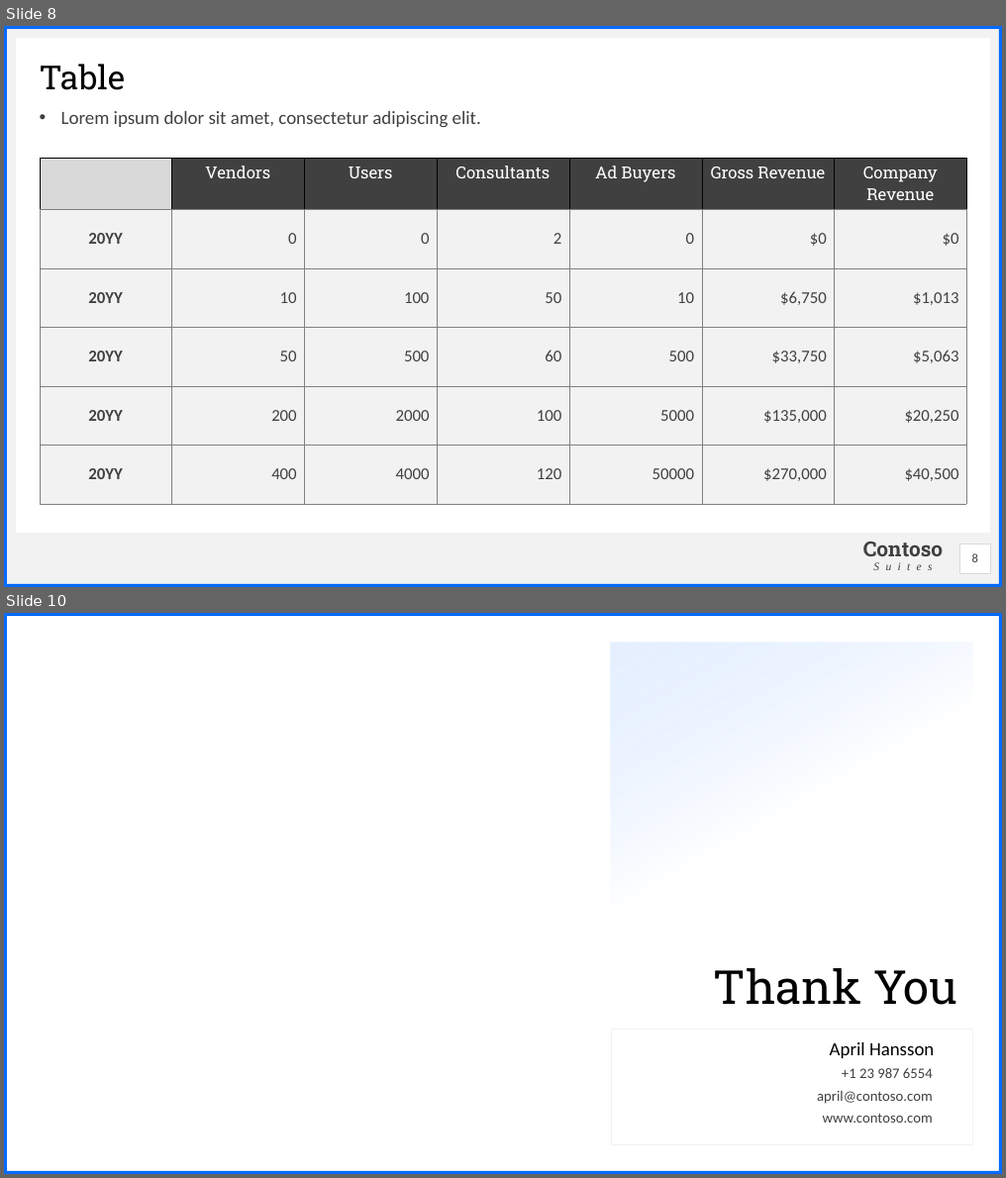
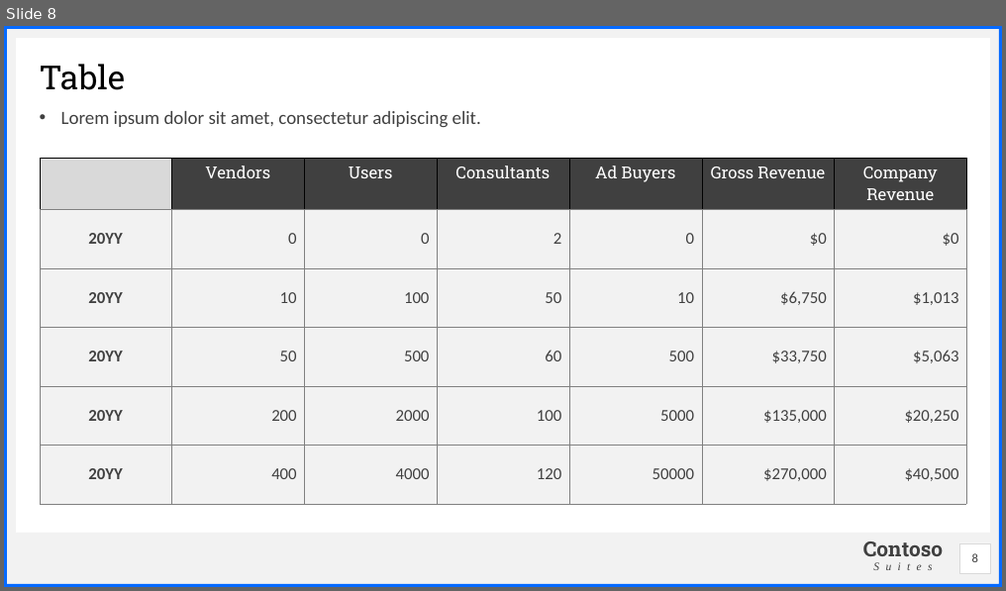
Before and after one commit to ChrisJtron/Polar_Bear_Habitat, a slide deck: BC repo/Polar Bear Tracking.pptx. Shown one above the other, each under a label of ours: slides 8 and 10 before the commit, slide 8 after it; the slides between them are not shown. The pictures are 1006x1178 and 1006x591 pixels, drawn with LibreOffice and Linux fonts; fonts in the diff are those of the drawing; background and template pictures are left out. Boxes give left, top, right and bottom in pixels: in the first picture for what was removed or moved away, otherwise in the second. Text is boxed around its words. In the diff, an @@ line names an element or a change of style, - is before the commit and + after.

```diff
--- a/BC repo/Polar Bear Tracking.pptx
+++ b/BC repo/Polar Bear Tracking.pptx
@@ slide 10 removed at (x1=4, y1=613, x2=1002, y2=1174), background picture (left out); not listed: 1 template element that a slide beside it also shows @@
@@ rectangle removed at (x1=4, y1=613, x2=1002, y2=625) @@
@@ rectangle removed at (x1=4, y1=621, x2=16, y2=1163) @@
@@ title removed at (x1=611, y1=642, x2=973, y2=1029) @@
-Thank You
@@ rectangle removed at (x1=991, y1=621, x2=1002, y2=1163) @@
@@ subtitle removed at (x1=611, y1=1029, x2=973, y2=1145) @@
-April Hansson
@@ text removed at (x1=842, y1=1068, x2=933, y2=1078) @@
-+1 23 987 6554
@@ text removed at (x1=817, y1=1091, x2=933, y2=1104) @@
-april@contoso.com
@@ text removed at (x1=823, y1=1113, x2=933, y2=1123) @@
-www.contoso.com
```
Also in this commit, not shown: 1 slide changed, 4 slides added, 4 other slides removed, 3 other files.
